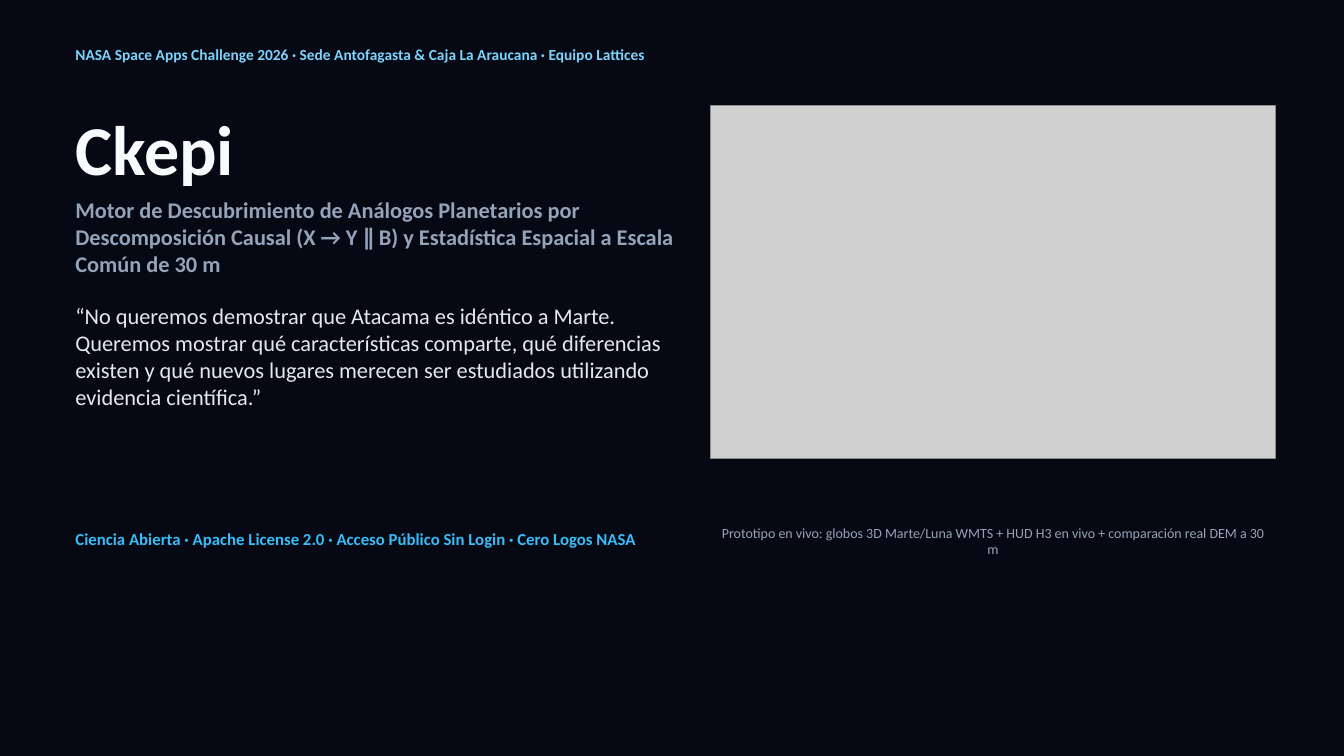
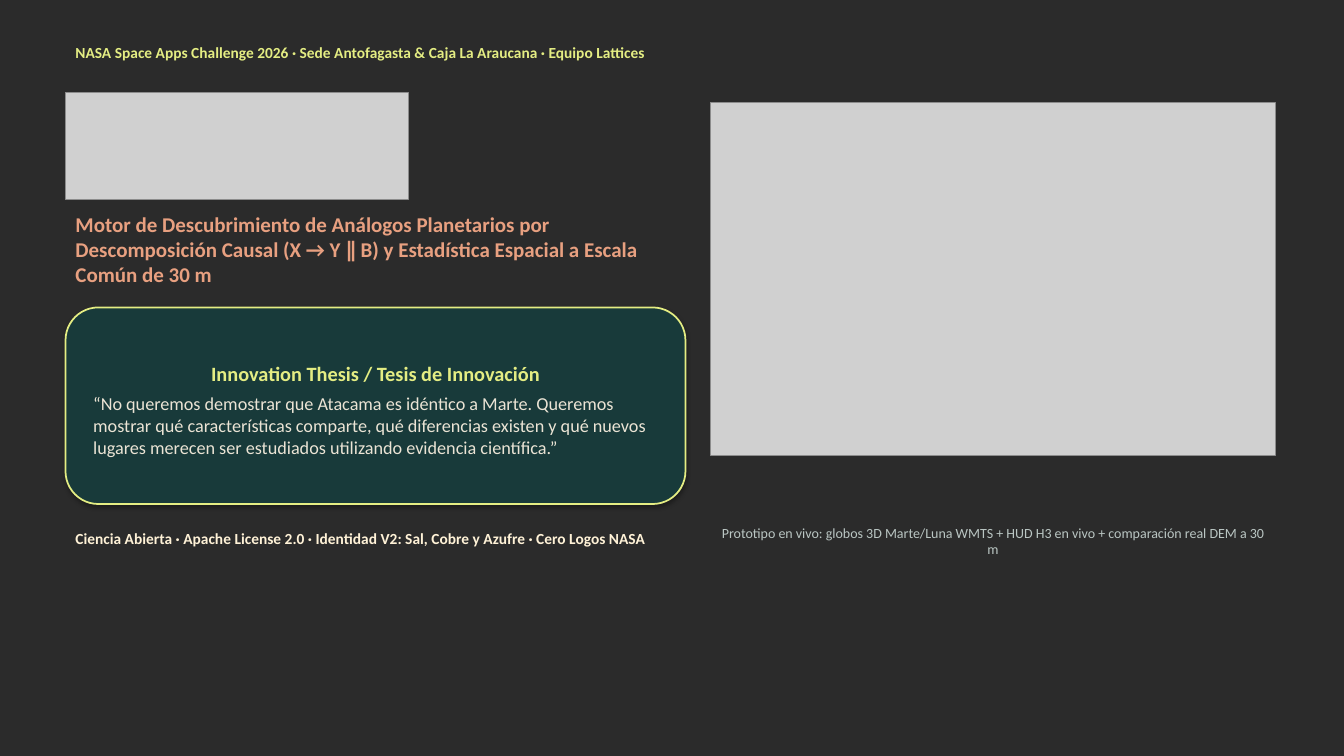
Before and after one commit to AnGeMoNs/Ckepi, a slide deck: slide 1 of docs/nehe/ckepi-pitch-es.pptx. Drawn at 1344x756 pixels with LibreOffice and Linux fonts; fonts in the diff are those of the drawing; grey boxes stand for pictures; background and template pictures are left out; a plain dark background stands for a picture behind light text. Boxes give left, top, right and bottom in pixels: in the first picture for what was removed or moved away, otherwise in the second. Text is boxed around its words. In the diff, an @@ line names an element or a change of style, - is before the commit and + after.

Commit message:
docs(nehe): integrar identidad V2 (sal, cobre y azufre), logo, fondos paper-cut con marca de agua IA y guia de declaracion IA

```diff
--- a/docs/nehe/ckepi-pitch-es.pptx
+++ b/docs/nehe/ckepi-pitch-es.pptx
@@ background #060913 to picture (left out) @@
@@ text "NASA Space Apps Challenge 2026 ..." at (x1=75, y1=47, x2=644, y2=61): text colour #7DD3FC to #E4ED83 @@
@@ picture added at (x1=66, y1=93, x2=408, y2=200) @@
@@ text removed at (x1=75, y1=126, x2=234, y2=186) @@
-Ckepi
@@ text "Motor de Descubrimiento de Análogos ..." moved from (x1=75, y1=202, x2=674, y2=272) to (x1=75, y1=217, x2=637, y2=282) @@
@@ text "Motor de Descubrimiento de Análogos ..." at (x1=75, y1=217, x2=637, y2=282): size 16 to 15 pt, text colour #94A3B8 to #E8A080 @@
@@ rounded rectangle "Innovation Thesis / Tesis de ..." resized from (x1=75, y1=308, x2=661, y2=405) to (x1=66, y1=308, x2=686, y2=504) @@
@@ rounded rectangle "Innovation Thesis / Tesis de ..." at (x1=66, y1=308, x2=686, y2=504): vertical alignment top to middle; fill none to #183A3A; outline none to #E4ED83 1.25 pt; shadow on @@
@@ text in rounded rectangle at (x1=211, y1=366, x2=540, y2=381): paragraph added @@
+Innovation Thesis / Tesis de Innovación
@@ text in rounded rectangle at (x1=93, y1=397, x2=646, y2=457): size 16 to 13 pt, text colour #E2E8F0 to #EBE4D5 in "“No queremos demostrar que Atacama es idéntico ..."; more space between paragraphs @@
@@ text at (x1=75, y1=533, x2=645, y2=547): text changed; size 12 to 11 pt; text colour #38BDF8 to #FFF2D7 @@
-Ciencia Abierta · Apache License 2.0 · Acceso Público Sin Login · Cero Logos NASA
+Ciencia Abierta · Apache License 2.0 · Identidad V2: Sal, Cobre y Azufre · Cero Logos NASA
@@ text "Prototipo en vivo: globos 3D ..." at (x1=722, y1=528, x2=1264, y2=554): text colour #94A3B8 to #BAC6C3 @@
```
Also in this commit, not shown: 6 other slides changed, 29 other files.
